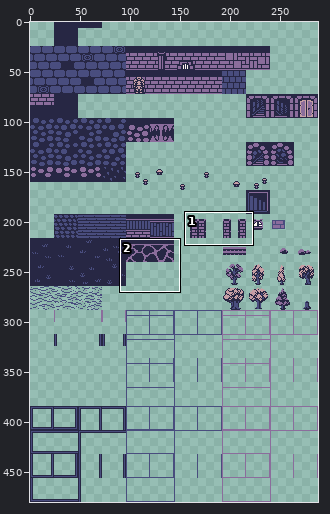
Sprite sheet: core/assets/images/tiles.png. The first picture is a wide view before the edit; the outline marks the close-up.
Close-up. Before the commit:
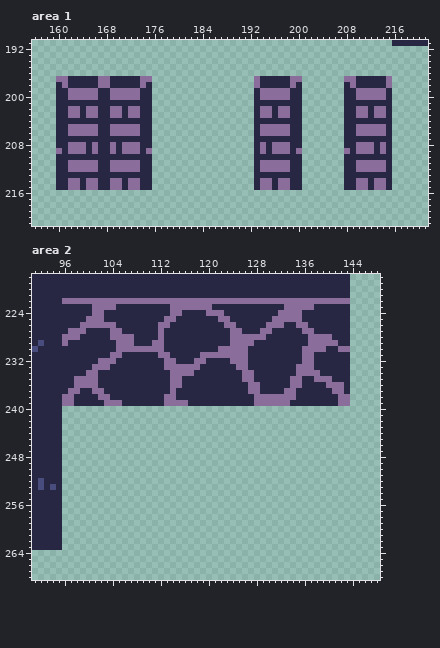
The file is 288x480 pixels. Shown: area 1: x 156..221, y 191..221; area 2: x 91..148, y 218..268.
The same view after the edit:
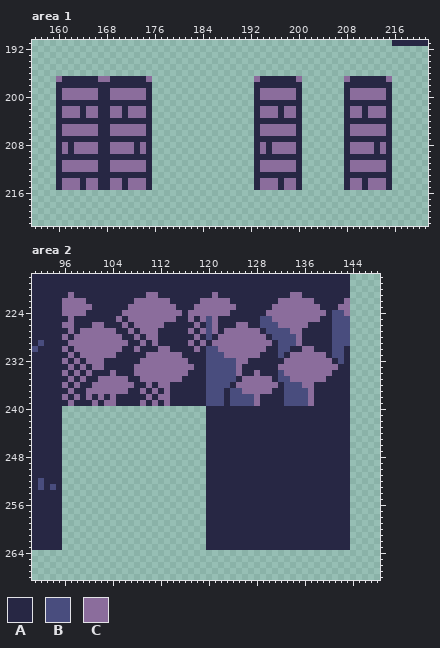
Palette (. is transparent): A #272744  B #494d7e  C #8b6d9c
What changed:
Changed rows in their new state; - is an unchanged pixel.
Area 1:
first column x 160:
197 -A------------A------------------------A---------A------
198 -A-----AA-----A------------------A-----A---------A-----A
199 -C------------C------------------------C---------C------
200 -C------------C------------------------C---------C------
202 -C------------C---------------------CA-C---------C-AC---
203 -C------------C---------------------CA-C---------C-AC---
205 -C------------C------------------------C---------C------
206 -C------------C------------------------C---------C------
208 -CA--C----C--AC------------------------C---------C------
209 ACA--C----C--ACA-----------------------CA-------AC------
211 -C------------C------------------------C---------C------
212 -C------------C------------------------C---------C------
214 -C------------C---------------------CA-C---------C-AC---
215 -C------------C---------------------CA-C---------C-AC---
Area 2:
first column x 96:
221 -C------------CC---------C------------CC--------
222 ----AAAAAAAA------AAAAA-----AAAAAAAA------AAAAA-
223 CCCCCAAAA--CCCCCCC-AAA---CCCC------CC-----C---CC
224 CCCC-AA---CCCCCCCC---CCC---C------CC----CCCC-BBC
225 -C--AAA--C-CCCCCC----C-CBCAA-----BB-----CCC--BBB
226 CC-AA--AA-C-CCCC-A----C-BC-AACC--BBB-CC------BBB
227 --A-CCCC-A-C-CCCA----C-CBC-C--CCCABBBBCCAA---BBB
228 -A-CCCCC--AAC-CCA-----C-B-CC-------BBBBC-AAAABBB
229 ACCCCCCCC--A-C--A----C-C-CCC----CCC-BBBC-AAAABBB
230 C-CCCCCCC-AA-AAA-C----C-BB-----CCC--BB----AA-BBA
231 -C-CCCCC-A----CC--CC---ABBB----CC---B-CC--CC-BB-
232 C-C-CC-AA----CCCC--CC-AABBBBB--------CCC--CCC-B-
233 -C-C---A----CCCCC-----A-BBBBB-A-----CCC---CCCC--
234 C-C--A--C---CCCCCC---A--BBBBBCAAC---BCC----CC---
235 -CA-AACCCCC--CCCCC------BBBBB---CCC-BB--CC--A---
236 C--AA-CCCCCC--C-CCAA----BBBB-CC--CCC-BBBCC--AAA-
237 --A-C--CCCC--C-C-CA-----BBB-BBC--CC--BBBBC---AA-
238 -AC-C--AC-----C-C-A-----BBB-BBBB-AAAABBBBC----AA
239 A----C---A---C-C--AAA---BBB-BBBB-AAAABBBBC----AA
240 ------------------------AAAAAAAAAAAAAAAAAAAAAAAA
241 ------------------------AAAAAAAAAAAAAAAAAAAAAAAA
242 ------------------------AAAAAAAAAAAAAAAAAAAAAAAA
243 ------------------------AAAAAAAAAAAAAAAAAAAAAAAA
244 ------------------------AAAAAAAAAAAAAAAAAAAAAAAA
245 ------------------------AAAAAAAAAAAAAAAAAAAAAAAA
246 ------------------------AAAAAAAAAAAAAAAAAAAAAAAA
247 ------------------------AAAAAAAAAAAAAAAAAAAAAAAA
248 ------------------------AAAAAAAAAAAAAAAAAAAAAAAA
249 ------------------------AAAAAAAAAAAAAAAAAAAAAAAA
250 ------------------------AAAAAAAAAAAAAAAAAAAAAAAA
251 ------------------------AAAAAAAAAAAAAAAAAAAAAAAA
252 ------------------------AAAAAAAAAAAAAAAAAAAAAAAA
253 ------------------------AAAAAAAAAAAAAAAAAAAAAAAA
254 ------------------------AAAAAAAAAAAAAAAAAAAAAAAA
255 ------------------------AAAAAAAAAAAAAAAAAAAAAAAA
256 ------------------------AAAAAAAAAAAAAAAAAAAAAAAA
257 ------------------------AAAAAAAAAAAAAAAAAAAAAAAA
258 ------------------------AAAAAAAAAAAAAAAAAAAAAAAA
259 ------------------------AAAAAAAAAAAAAAAAAAAAAAAA
260 ------------------------AAAAAAAAAAAAAAAAAAAAAAAA
261 ------------------------AAAAAAAAAAAAAAAAAAAAAAAA
262 ------------------------AAAAAAAAAAAAAAAAAAAAAAAA
263 ------------------------AAAAAAAAAAAAAAAAAAAAAAAA
Where, in picture pixels (left, top, right, bottom), the same in both close-ups:
changed: (56, 76, 152, 190)
changed: (254, 76, 302, 190)
changed: (344, 76, 392, 190)
changed: (62, 292, 350, 550)
